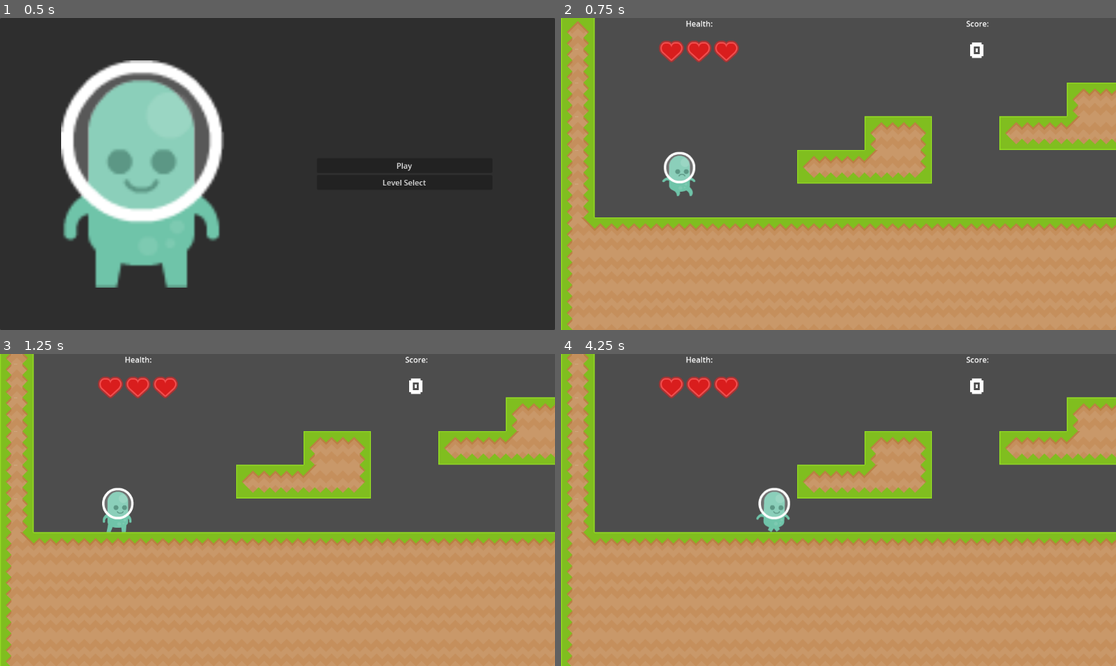
Above: before the commit, frames 1-4 (two rows, left to right).
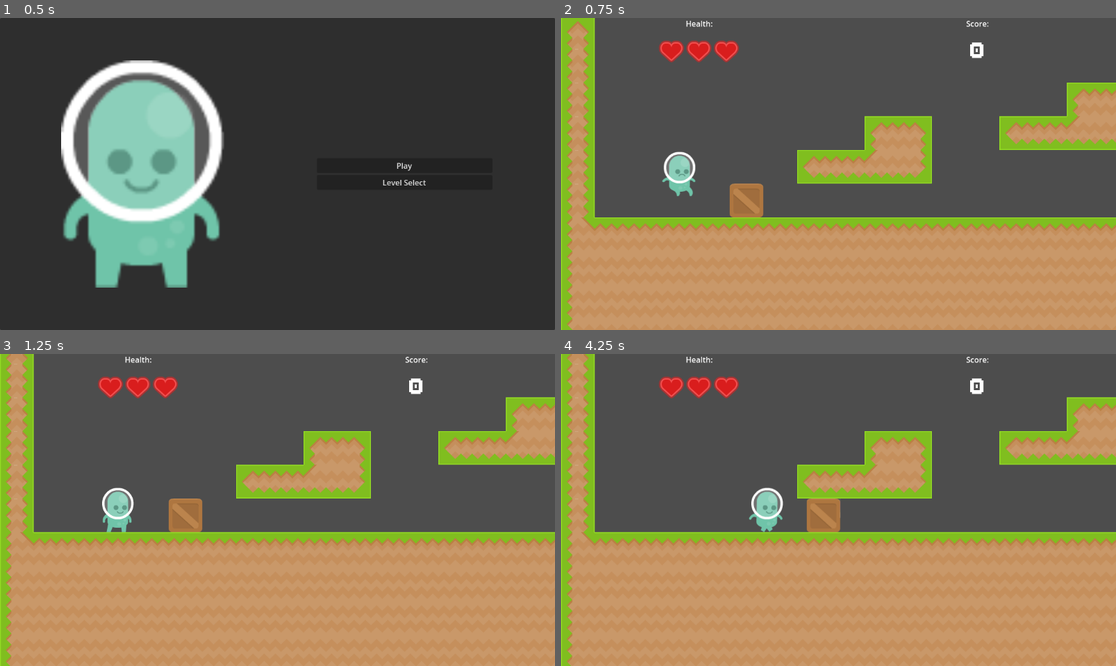
Above: after the commit, the same moments.

Repository: GreenCloversGames/Scalable-Platformer-Template
Game: Godot game, scene res://Scenes/main.tscn
The game is run twice, just before and just after one commit, with the same random seed, the same clock (stepped at 60 frames per second) and the same inputs.
Inputs:
- Up to frame 1 (0.5 s): no input
- Up to frame 2 (0.75 s): click "Play" at 0.5 s
- Up to frame 3 (1.25 s): no input
- Up to frame 4 (4.25 s): tap Enter (ui_accept) at 1.25, 1.52, 2.27, 2.75, 3.77 s; hold D (move_right) 1.28-2.78 s; tap E (interact) every 0.75 s from 1.35 to 3.6 s; hold A (move_left) 2.78-3.53 s; hold D (move_right) from 3.53 s (still down)

Frame 1 is identical in both runs. In frame 2, 0.6% of the frame differs, in the area x 30-37%, y 53-64%; in frame 3, 0.7%; in frame 4, 1.3%, in the area x 33-51%, y 42-58%.

Commit message:
Added Moveable Crate

Diff:
--- /dev/null
+++ b/Scenes/Interactables/crate.tscn
@@ -0,0 +1,19 @@
+[gd_scene load_steps=4 format=3 uid="uid://dgq8aqvhj6bte"]
+
+[ext_resource type="PackedScene" uid="uid://cj44au4iela57" path="res://Scenes/Virtual/physics_moveable.tscn" id="1_g8u7f"]
+[ext_resource type="Texture2D" uid="uid://c8rpy8gjxvv2l" path="res://Assets/Tiles/tiles_sheet.png" id="2_a7gkd"]
+
+[sub_resource type="PhysicsMaterial" id="PhysicsMaterial_kpi2q"]
+friction = 0.8
+absorbent = true
+
+[node name="PhysicsMoveable" instance=ExtResource("1_g8u7f")]
+mass = 0.1
+physics_material_override = SubResource("PhysicsMaterial_kpi2q")
+angular_damp_mode = 1
+angular_damp = 100.0
+
+[node name="Sprite2D" type="Sprite2D" parent="." index="1"]
+texture = ExtResource("2_a7gkd")
+region_enabled = true
+region_rect = Rect2(0, 0, 70, 70)
--- a/Scenes/Levels/test_level.tscn
+++ b/Scenes/Levels/test_level.tscn
@@ -5,6 +5,6 @@
 [node name="TestLevel" instance=ExtResource("1_qix1k")]
 
 [node name="TileMap" parent="." index="0"]
-layer_0/tile_data = PackedInt32Array(589840, 589824, 2, 5243 …(4406 unchanged characters)… 08, 3, 196636, 65536, 2, 65566, 65536, 3)
+layer_0/tile_data = PackedInt32Array(589840, 589824, 2, 5243 …(4406 unchanged characters)… 08, 3, 196636, 65536, 2, 65566, 65536, 3, 327684, 1, 393216)
 
 [connection signal="changed" from="TileMap" to="." method="_on_tile_map_changed"]
--- a/Scenes/Player/player.gd
+++ b/Scenes/Player/player.gd
@@ -64,6 +64,7 @@
 		coyote = true
 		%CoyoteTimer.start()
 
+
 	# Get the input direction and handle the movement/deceleration.
 	# As good practice, you should replace UI actions with custom gameplay actions.
 	var direction = Input.get_axis("move_left", "move_right")
--- a/Scenes/Virtual/BaseLevel.tscn
+++ b/Scenes/Virtual/BaseLevel.tscn
@@ -8,6 +8,7 @@
 [ext_resource type="PackedScene" uid="uid://b6n2e6kkf0hqu" path="res://Scenes/Enemies/crawler_enemy.tscn" id="6_3c4nd"]
 [ext_resource type="PackedScene" uid="uid://c1bq0xi4a0k6s" path="res://Scenes/Interactables/collectable.tscn" id="6_nawf6"]
 [ext_resource type="PackedScene" uid="uid://bsa8sgay28e88" path="res://Scenes/Interactables/death_zone.tscn" id="7_0fme4"]
+[ext_resource type="PackedScene" uid="uid://dgq8aqvhj6bte" path="res://Scenes/Interactables/crate.tscn" id="8_vveao"]
 [ext_resource type="PackedScene" uid="uid://bhgdgjy2jxwjs" path="res://Scenes/Enemies/flyer_enemy.tscn" id="9_ixmm2"]
 [ext_resource type="PackedScene" uid="uid://ubm3g25m2mvs" path="res://Scenes/UI/level_ui.tscn" id="9_ksn3r"]
 
@@ -493,6 +494,7 @@
 scenes/3/scene = ExtResource("5_t4l8f")
 scenes/4/scene = ExtResource("6_nawf6")
 scenes/5/scene = ExtResource("7_0fme4")
+scenes/6/scene = ExtResource("8_vveao")
 
 [sub_resource type="TileSetScenesCollectionSource" id="TileSetScenesCollectionSource_3eqbe"]
 resource_name = "Enemies"
--- a/Scenes/Virtual/actor.gd
+++ b/Scenes/Virtual/actor.gd
@@ -9,6 +9,8 @@
 
 #Get if the Actor was on the floor last frame
 var last_floor = false  # Last frame's on-floor state
+
+var last_velocity : Vector2
 
 
 signal hit_body(body)
@@ -23,10 +25,12 @@
 
 func _physics_process(delta):
 	# Add the gravity.
+	last_velocity = velocity
 	handle_gravity(delta)
 	handle_physics(delta)
 	last_floor = is_on_floor()
 	move_and_slide()
+	handle_cols()
 
 func handle_physics(_delta):
 	pass
@@ -37,6 +41,13 @@
 func handle_gravity(delta):
 	if not is_on_floor():
 		velocity.y += gravity * delta
+
+func handle_cols():
+	for i in get_slide_collision_count():
+		var c = get_slide_collision(i)
+		if c.get_collider() is RigidBody2D:
+			c.get_collider().apply_central_impulse(-c.get_normal() * last_velocity.abs()*.1)
+
 
 func _on_hitbox_body_entered(body):
 	if body != self:
--- /dev/null
+++ b/Scenes/Virtual/physics_moveable.gd
@@ -0,0 +1 @@
+extends RigidBody2D
--- /dev/null
+++ b/Scenes/Virtual/physics_moveable.tscn
@@ -0,0 +1,12 @@
+[gd_scene load_steps=3 format=3 uid="uid://cj44au4iela57"]
+
+[ext_resource type="Script" path="res://Scenes/Virtual/physics_moveable.gd" id="1_ecerp"]
+
+[sub_resource type="RectangleShape2D" id="RectangleShape2D_bwq54"]
+size = Vector2(70, 70)
+
+[node name="PhysicsMoveable" type="RigidBody2D"]
+script = ExtResource("1_ecerp")
+
+[node name="CollisionShape2D" type="CollisionShape2D" parent="."]
+shape = SubResource("RectangleShape2D_bwq54")
Not shown: 1 places in Scenes/Virtual/BaseLevel.tscn that only renumber resources
